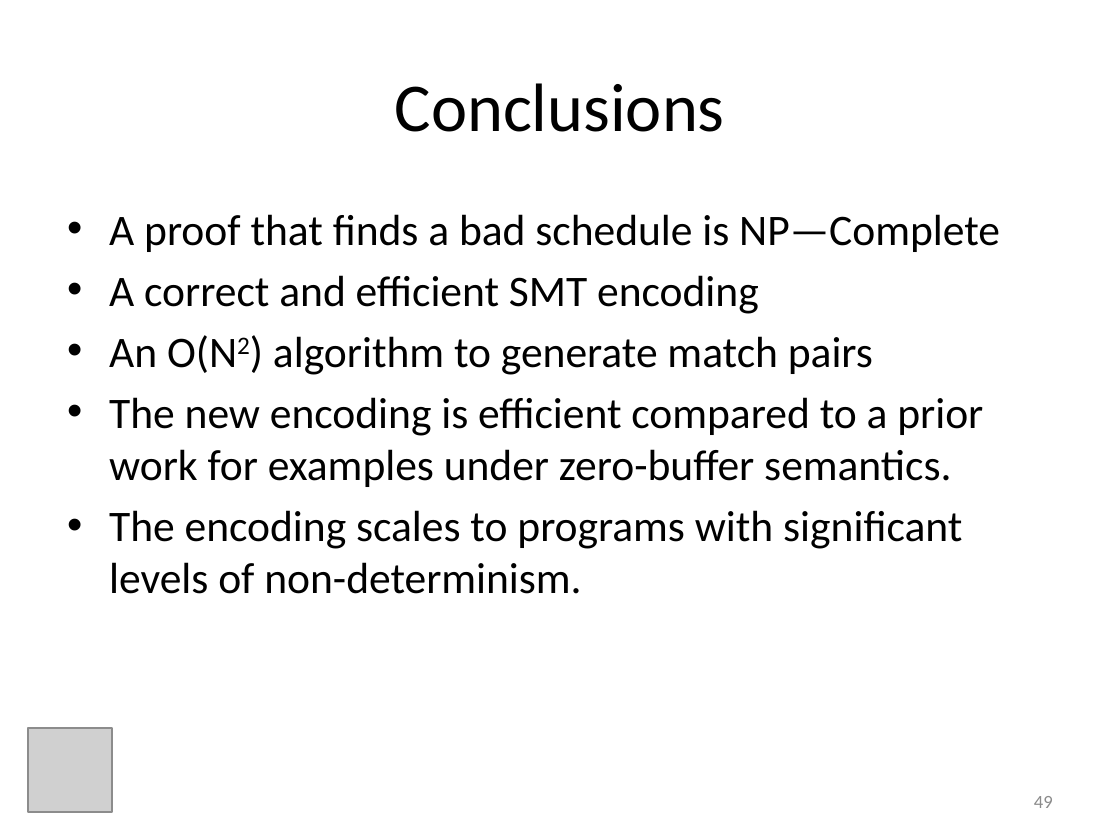
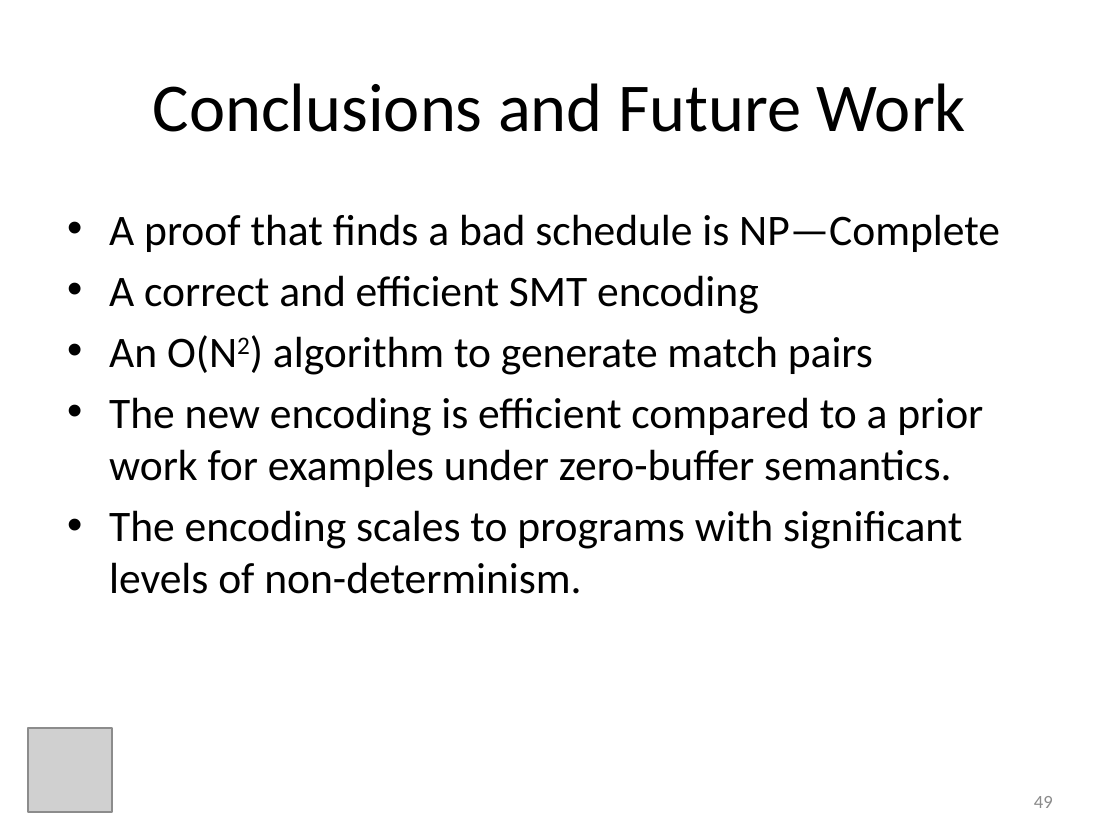
Before and after one commit to ericmercer/MP-trace-language, a slide deck: slide 49 of presentations/ASE2013.pptx. Drawn at 1120x840 pixels with LibreOffice and Linux fonts; fonts in the diff are those of the drawing; grey boxes stand for pictures. Boxes give left, top, right and bottom in pixels: in the first picture for what was removed or moved away, otherwise in the second. Text is boxed around its words. In the diff, an @@ line names an element or a change of style, - is before the commit and + after.

```diff
--- a/presentations/ASE2013.pptx
+++ b/presentations/ASE2013.pptx
@@ title at (x1=153, y1=83, x2=966, y2=132): text changed @@
-Conclusions
+Conclusions and Future Work
```
Also in this commit, not shown: 7 other slides changed.
